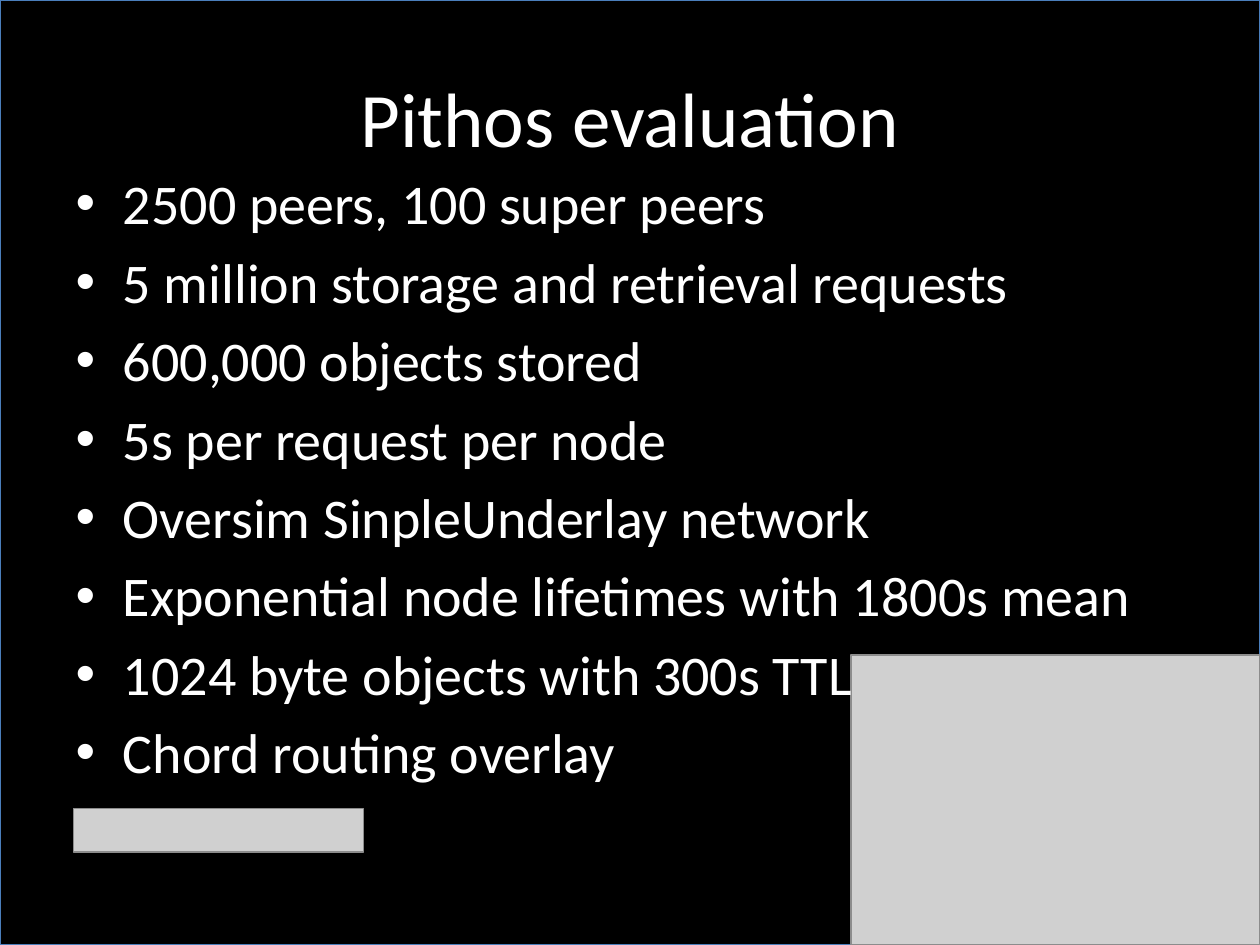
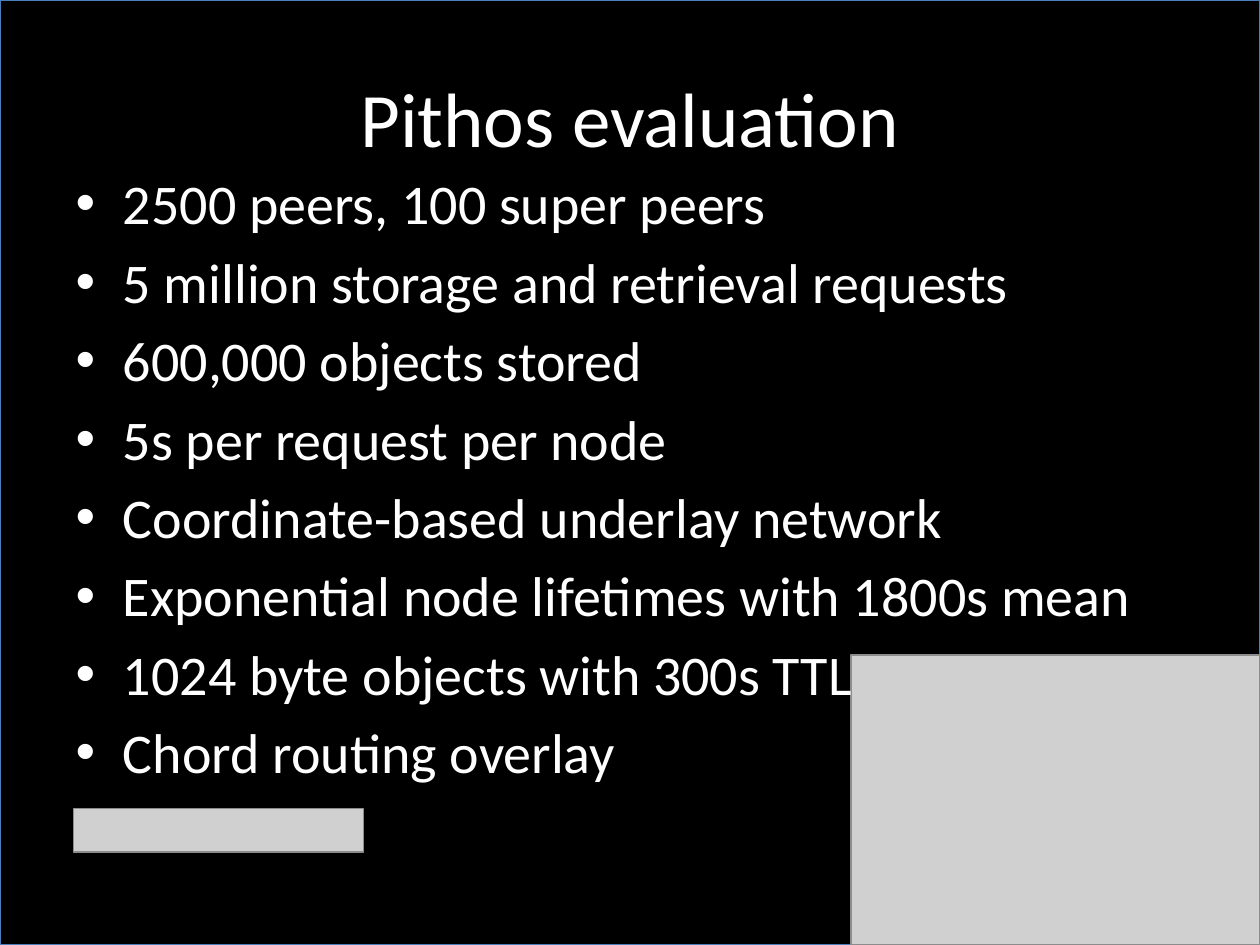
Before and after one commit to jsgilmore/pithos, a slide deck: slide 29 of thesis/phd_talk/PhD_talk.pptx. Drawn at 1260x945 pixels with LibreOffice and Linux fonts; fonts in the diff are those of the drawing; grey boxes stand for pictures. Boxes give left, top, right and bottom in pixels: in the first picture for what was removed or moved away, otherwise in the second. Text is boxed around its words. In the diff, an @@ line names an element or a change of style, - is before the commit and + after.

```diff
--- a/thesis/phd_talk/PhD_talk.pptx
+++ b/thesis/phd_talk/PhD_talk.pptx
@@ text at [123, 499, 942, 547]: text changed @@
-• Oversim SinpleUnderlay network
+• Coordinate-based underlay network
```
Also in this commit, not shown: 11 other slides changed, 2 slides added, 2 slides removed, 1 other file.
